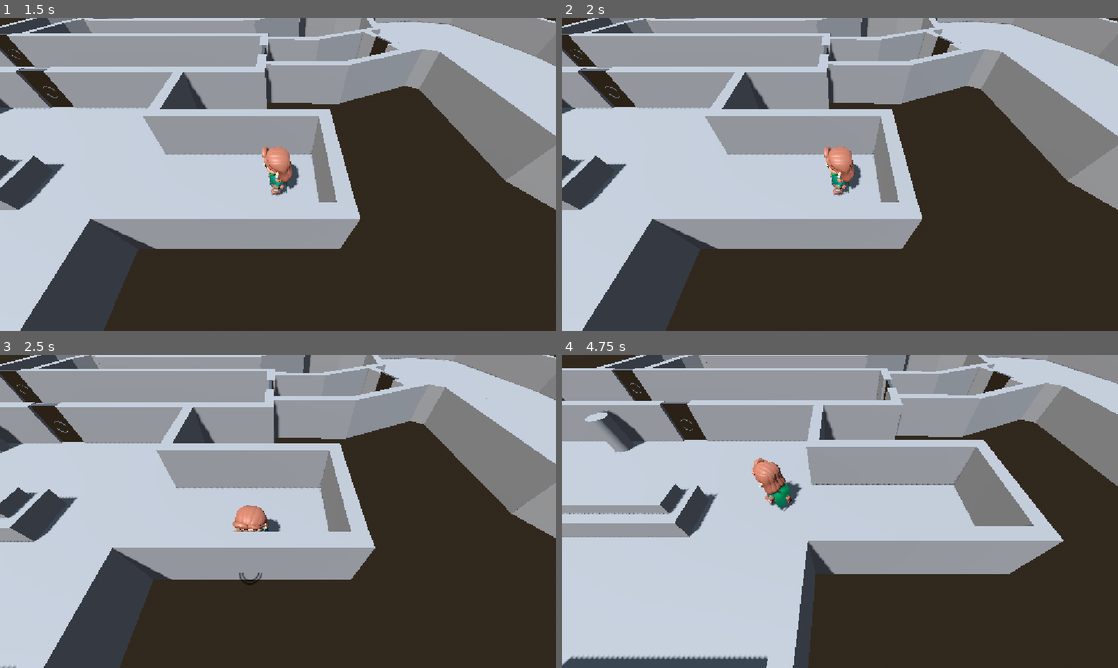
Above: before the commit, frames 1-4 (two rows, left to right).
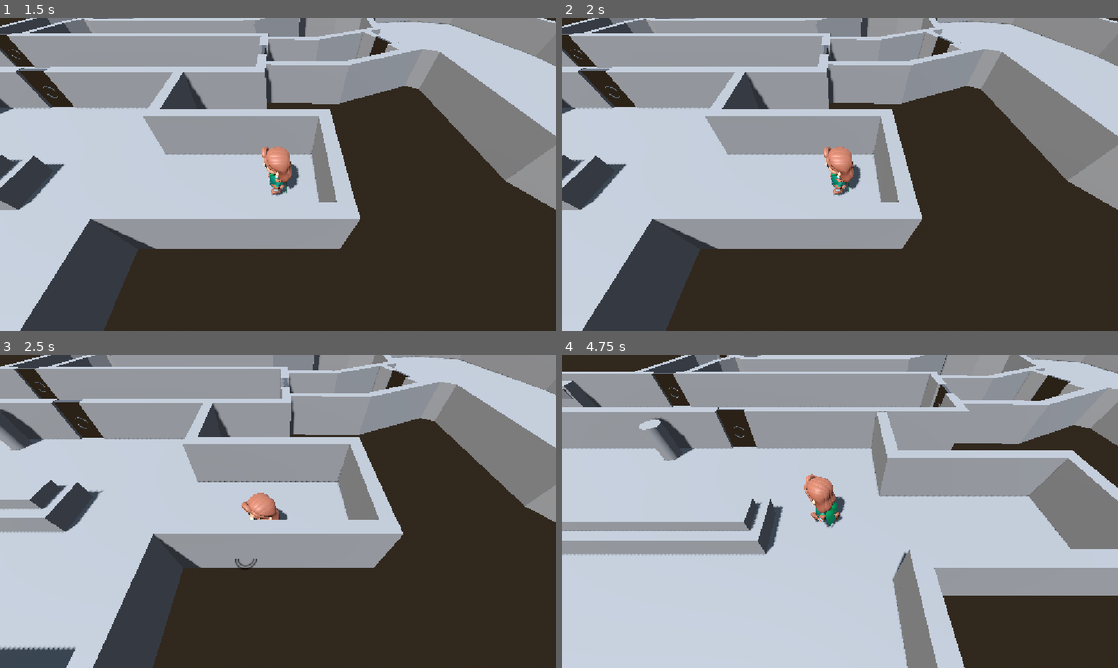
Above: after the commit, the same moments.

Repository: Game-Jam-Studio/Brackeys-Jam-2026.2
Game: Godot game, scene res://Levels/main_menu.tscn
Same seed, same stepped clock (60 frames per second), same inputs: the game is played once before the commit and once after it.
Inputs (mouse positions are in pixels of both pictures, inside the frame that each line leads up to):
- Up to frame 1 (1.5 s): click "New Game" at 0.5 s; tap Enter at 1.25 s; move the mouse to (400, 158) at 1.27 s; hold E (interact) from 1.28 s (still down); click (400, 158) at 1.42 s
- Up to frame 2 (2 s): keep holding E (interact)
- Up to frame 3 (2.5 s): release E (interact) at 2 s; drag from (166, 527) to (250, 574) at 2.02 s
- Up to frame 4 (4.75 s): move the mouse to (895, 442) at 2.77 s; hold E (interact) 2.78-3.5 s; drag from (812, 574) to (673, 464) at 3.52 s; move the mouse to (1006, 558) at 4.27 s; hold A from 4.28 s (still down); hold E (interact) from 4.28 s (still down)

Frame 1 is identical in both runs. In frame 2, less than 0.1% of the frame differs, in the area x 47-54%, y 41-57%; in frame 3, 26%; in frame 4, 47%, in the area x 0-100%, y 0-100%.

Commit message:
restore camera speed

Diff:
--- a/brackeys-jam-2026.2/Levels/submarine_dev_version.tscn
+++ b/brackeys-jam-2026.2/Levels/submarine_dev_version.tscn
@@ -55,7 +55,6 @@
 cull_mask = 1048573
 script = ExtResource("3_ss16e")
 player_character = NodePath("../Player")
-follow_speed = 1.5
 
 [node name="NavigationRegion3D" type="NavigationRegion3D" parent="." unique_id=1597373376]
 transform = Transform3D(1, 0, 0, 0, 1, 0, 0, 0, 1, -1.0047736, -0.01240921, 1.414844)
